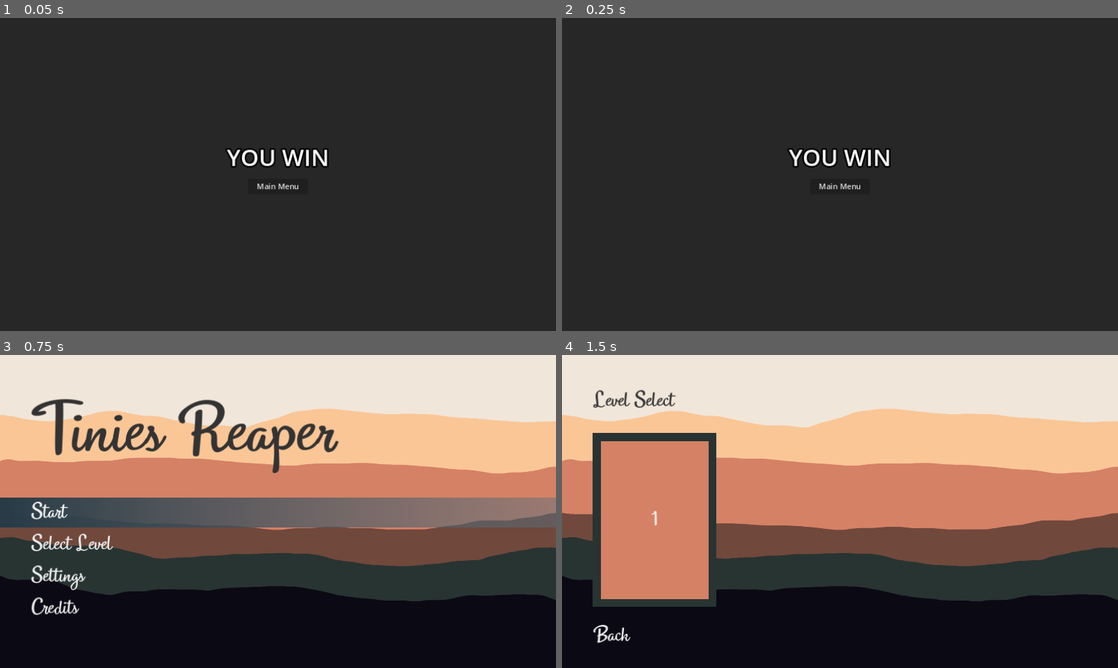
Above: before the commit, frames 1-4 (two rows, left to right).
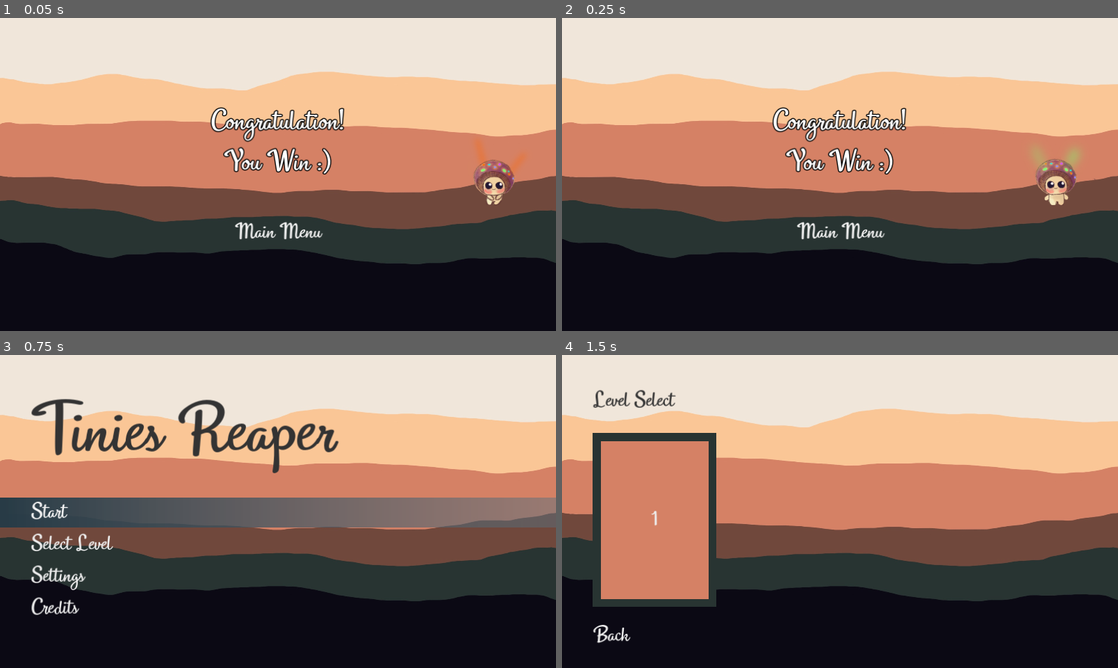
Above: after the commit, the same moments.

Repository: benitsch/Ludum-Dare-56
Game: Godot game, scene res://scenes/win_screen.tscn
Same seed, same stepped clock (60 frames per second), same inputs: the game is played once before the commit and once after it. This scene is started directly instead of the project's main scene.
Inputs:
- Up to frame 1 (0.05 s): no input
- Up to frame 2 (0.25 s): no input
- Up to frame 3 (0.75 s): click "Main Menu" at 0.5 s
- Up to frame 4 (1.5 s): click "Select Level" at 1.25 s

The runs differ from the first frame. In frame 1, 88% of the frame differs, in the area x 0-100%, y 0-100%; in frame 2, 88%; in frame 3, nothing differs; in frame 4, nothing differs.

Commit message:
beautify and optimize win scene

Diff:
--- a/scenes/win_screen.tscn
+++ b/scenes/win_screen.tscn
@@ -1,11 +1,33 @@
-[gd_scene load_steps=3 format=3 uid="uid://ta0j4ymw57b4"]
+[gd_scene load_steps=9 format=3 uid="uid://cn8fajxmf7gtu"]
 
-[ext_resource type="Script" path="res://scripts/win_screen.gd" id="1_lv6n2"]
+[ext_resource type="Theme" uid="uid://sskftnklcksg" path="res://assets/themes/default_theme.tres" id="1_6f3gn"]
+[ext_resource type="PackedScene" uid="uid://bp0kh61x22hov" path="res://scenes/ui/background.tscn" id="3_bcm1b"]
+[ext_resource type="Script" path="res://scripts/ui/simple_button.gd" id="3_n6wvo"]
+[ext_resource type="Texture2D" uid="uid://bxwrscpuxkpvk" path="res://DevArt/enemy/MagicMushroomDance01.png" id="4_tdftg"]
+[ext_resource type="Texture2D" uid="uid://b1361ahoaxh7i" path="res://DevArt/enemy/MagicMushroomDance02.png" id="5_d2uej"]
+[ext_resource type="Texture2D" uid="uid://dbmcbfw3ndr1n" path="res://DevArt/enemy/MagicMushroomDance03.png" id="6_qda7k"]
 
 [sub_resource type="LabelSettings" id="LabelSettings_lshsh"]
-font_size = 48
-outline_size = 13
+font_size = 64
+outline_size = 8
 outline_color = Color(0, 0, 0, 1)
+
+[sub_resource type="SpriteFrames" id="SpriteFrames_tvj5a"]
+animations = [{
+"frames": [{
+"duration": 1.0,
+"texture": ExtResource("4_tdftg")
+}, {
+"duration": 1.0,
+"texture": ExtResource("5_d2uej")
+}, {
+"duration": 1.0,
+"texture": ExtResource("6_qda7k")
+}],
+"loop": true,
+"name": &"default",
+"speed": 6.0
+}]
 
 [node name="WinScreen" type="Control"]
 layout_mode = 3
@@ -14,48 +36,57 @@
 anchor_bottom = 1.0
 grow_horizontal = 2
 grow_vertical = 2
-script = ExtResource("1_lv6n2")
+theme = ExtResource("1_6f3gn")
 
-[node name="ColorRect" type="ColorRect" parent="."]
+[node name="Background" parent="." instance=ExtResource("3_bcm1b")]
 layout_mode = 1
-anchors_preset = 15
+
+[node name="VBoxContainer" type="VBoxContainer" parent="."]
+layout_mode = 1
+anchors_preset = 14
+anchor_top = 0.5
 anchor_right = 1.0
-anchor_bottom = 1.0
+anchor_bottom = 0.5
 grow_horizontal = 2
 grow_vertical = 2
-color = Color(0, 0, 0, 0.490196)
 
-[node name="Win" type="Label" parent="."]
-layout_mode = 1
-anchors_preset = 8
-anchor_left = 0.5
-anchor_top = 0.5
-anchor_right = 0.5
-anchor_bottom = 0.5
-offset_left = -114.0
-offset_top = -72.0
-offset_right = 114.0
-grow_horizontal = 2
-grow_vertical = 2
-text = "YOU WIN"
+[node name="Win" type="Label" parent="VBoxContainer"]
+layout_mode = 2
+text = "Congratulation!
+You Win :)"
 label_settings = SubResource("LabelSettings_lshsh")
 horizontal_alignment = 1
 vertical_alignment = 1
 
-[node name="Button" type="Button" parent="."]
-layout_mode = 1
-anchors_preset = 8
-anchor_left = 0.5
-anchor_top = 0.5
-anchor_right = 0.5
-anchor_bottom = 0.5
-offset_left = -62.0
-offset_top = 9.0
-offset_right = 62.0
-offset_bottom = 41.0
-grow_horizontal = 2
-grow_vertical = 2
+[node name="MarginContainer" type="MarginContainer" parent="VBoxContainer"]
+layout_mode = 2
+theme_override_constants/margin_top = 64
+
+[node name="Button" type="Button" parent="VBoxContainer"]
+layout_mode = 2
 text = "Main Menu
 "
+script = ExtResource("3_n6wvo")
+targetScenePath = "res://scenes/ui/main_menu.tscn"
+textAlignment = 1
 
-[connection signal="pressed" from="Button" to="." method="_on_button_pressed"]
+[node name="MarginContainer" type="MarginContainer" parent="."]
+layout_mode = 1
+anchors_preset = 6
+anchor_left = 1.0
+anchor_top = 0.5
+anchor_right = 1.0
+anchor_bottom = 0.5
+offset_left = -40.0
+offset_top = -20.0
+offset_bottom = 20.0
+grow_horizontal = 0
+grow_vertical = 2
+theme_override_constants/margin_right = 128
+theme_override_constants/margin_bottom = 128
+
+[node name="AnimatedSprite2D" type="AnimatedSprite2D" parent="MarginContainer"]
+sprite_frames = SubResource("SpriteFrames_tvj5a")
+autoplay = "default"
+frame = 1
+frame_progress = 0.502647
--- a/scripts/win_screen.gd
+++ /dev/null
@@ -1,5 +0,0 @@
-extends Control
-
-
-func _on_button_pressed():
-	get_tree().change_scene_to_file("res://scenes/ui/main_menu.tscn")
